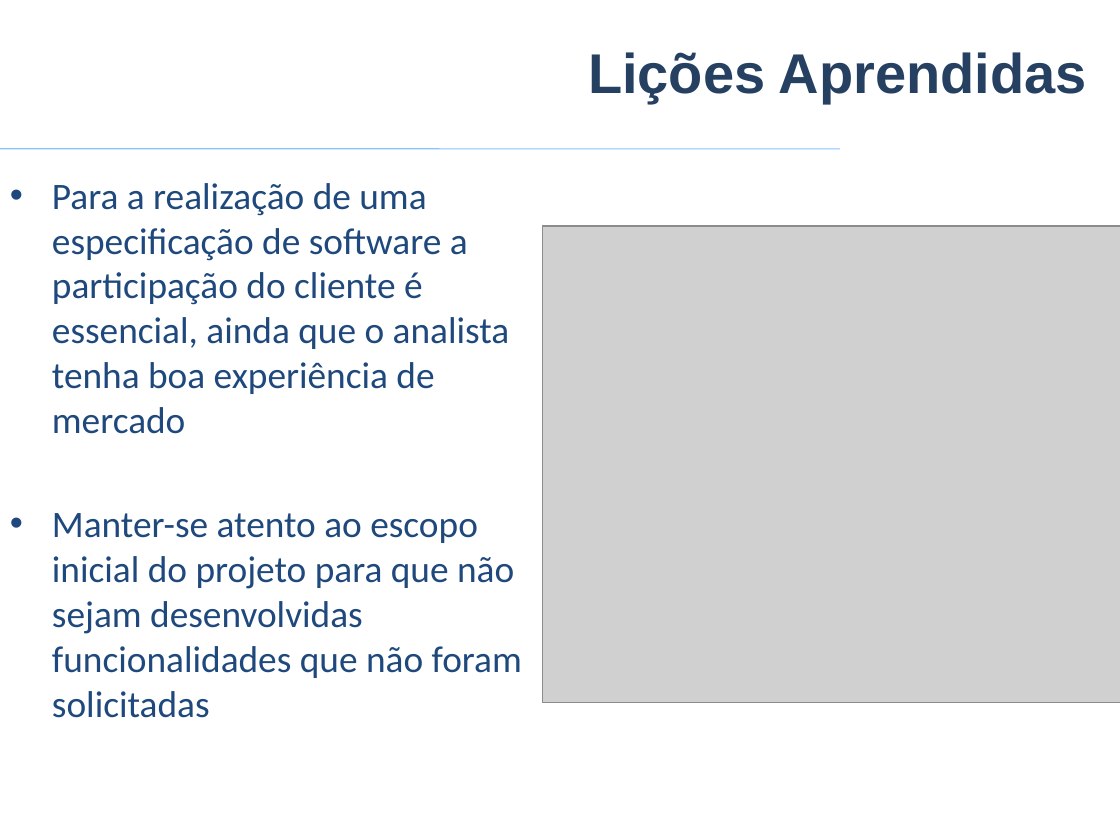
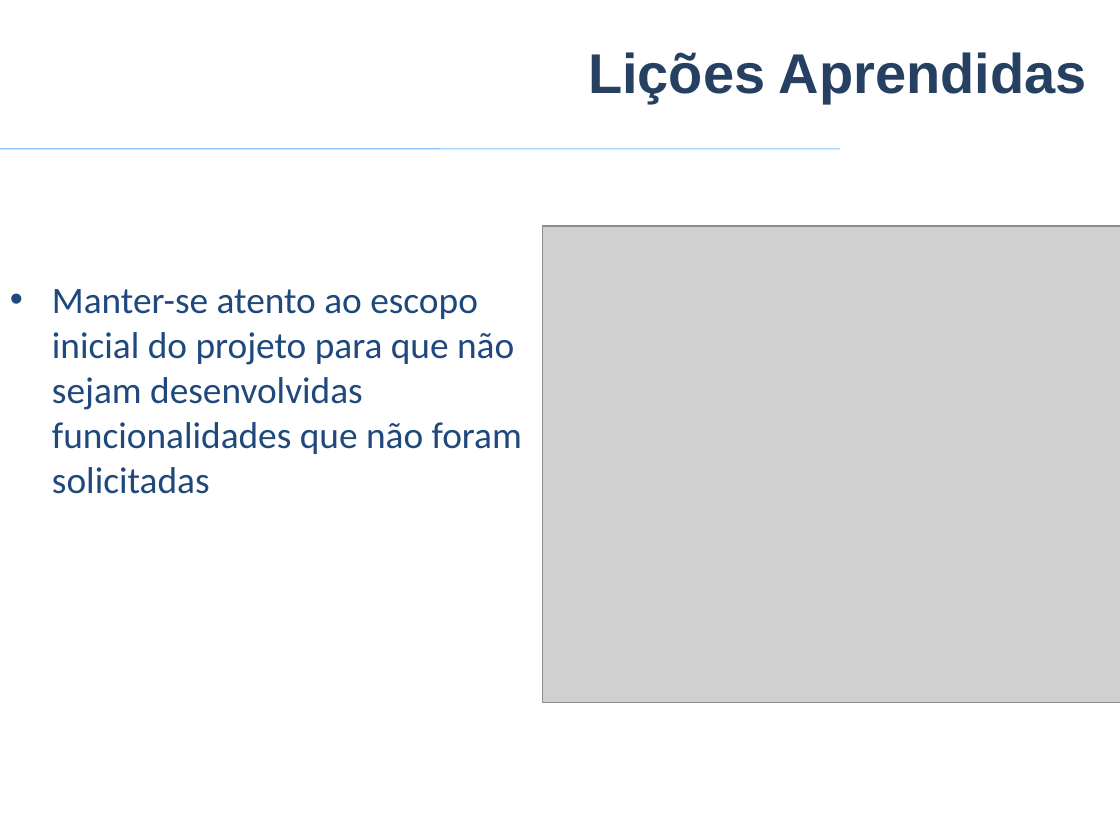
Before and after one commit to VagnerAlcantara/TCC, a slide deck: slide 42 of TCC/5º Encontro/2017-Apresentacao Psystem.pptx. Drawn at 1120x840 pixels with LibreOffice and Linux fonts; fonts in the diff are those of the drawing; grey boxes stand for pictures; background and template pictures are left out. Boxes give left, top, right and bottom in pixels: in the first picture for what was removed or moved away, otherwise in the second. Text is boxed around its words. In the diff, an @@ line names an element or a change of style, - is before the commit and + after.

Commit message:
Troca telas Contr. Acesso - Ajuste Lições aprendid

```diff
--- a/TCC/5º Encontro/2017-Apresentacao Psystem.pptx
+++ b/TCC/5º Encontro/2017-Apresentacao Psystem.pptx
@@ text at [52,183,510,434]: paragraph removed @@
-• Para a realização de uma especificação de software a participação do cliente é essencial, ainda que o analista tenha boa experiência de mercado
```
Also in this commit, not shown: 4 other slides changed.
